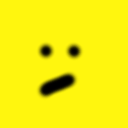
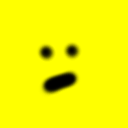
Layers edited between the first and the second 128 x 128 image:
added layer "Layer" above "Layer #1" over [36, 41, 82, 98]
added layer "Layer #1" above "Background" over [0, 0, 128, 128]
hid "Background" over [0, 0, 128, 128]
